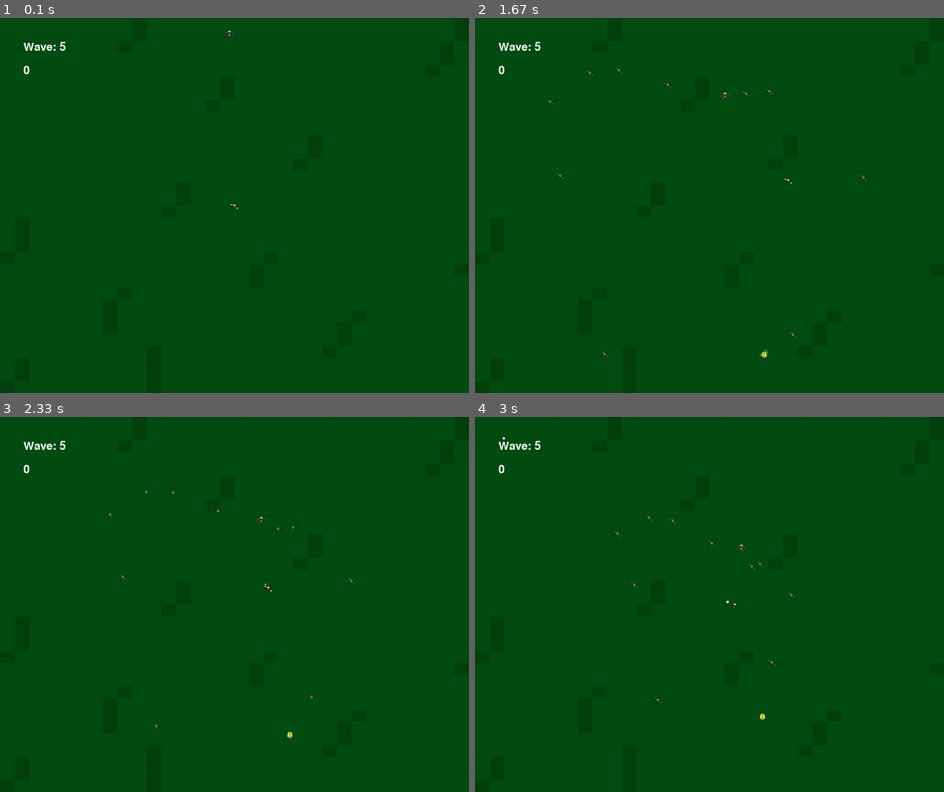
Above: before the commit, frames 1-4 (two rows, left to right).
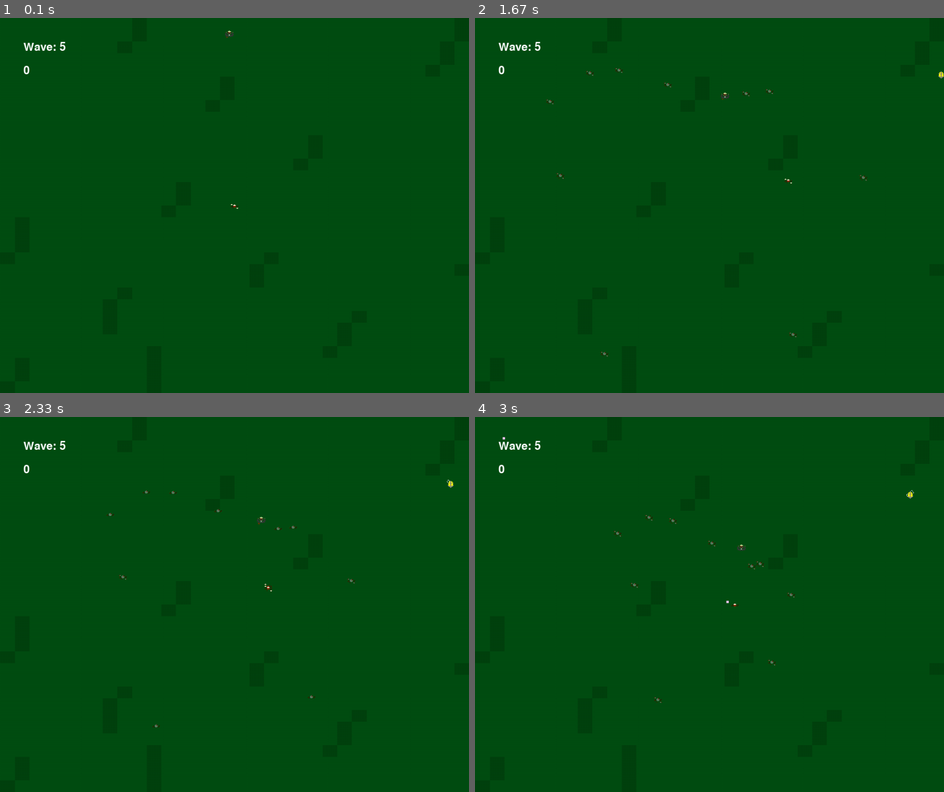
Above: after the commit, the same moments.

Repository: NotMrW/pygamesixtynine
Game: pygame game, started from main.py
The game is run twice, just before and just after one commit, with the same random seed, the same clock (stepped at 60 frames per second) and the same inputs.
Inputs (mouse positions are in pixels of both pictures, inside the frame that each line leads up to):
- Up to frame 1 (0.1 s): no input
- Up to frame 2 (1.67 s): hold Right 0.33-0.8 s; hold Up 0.83-1.13 s; hold Right 1.17-1.63 s
- Up to frame 3 (2.33 s): hold Left 1.67-2.2 s; hold Down from 2.23 s (still down)
- Up to frame 4 (3 s): release Down at 2.53 s; tap Space at 2.57, 2.97 s; hold Left from 2.9 s (still down); move the mouse to (564, 548) at 2.93 s

Frame 1 is identical in both runs. In frame 2, less than 0.1% of the frame differs, in the area x 60-100%, y 14-91%; in frame 3, less than 0.1%; in frame 4, less than 0.1%.

Commit message:
Corrected Bulb Spawn rate

Diff:
--- a/main.py
+++ b/main.py
@@ -274,6 +274,7 @@
             shield = Shield(self)
 
 
+
             #Player-related existence On-Screen
             self.player.update() #update the player, mainly its position, tho
             self.player.blit(self) #draw the player
@@ -302,7 +303,7 @@
                 self.speedy_bois.add(speedy_boi)
                 self.speedy_bois_spawned +=1
 
-            if random.random() < 1.001 and self.bulbs_spawned < 1:
+            if random.random() < 0.001 and self.bulbs_spawned < 1:
                 if random.random() < .00001:
                     self.death_bulbs.add(death_bulb)
                     self.bulbs_spawned += 1
